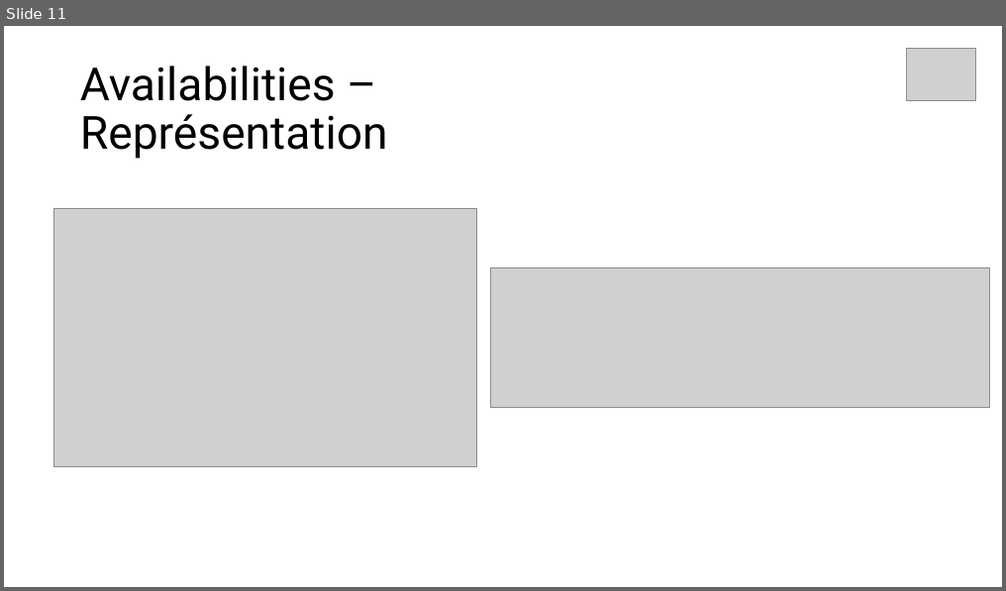
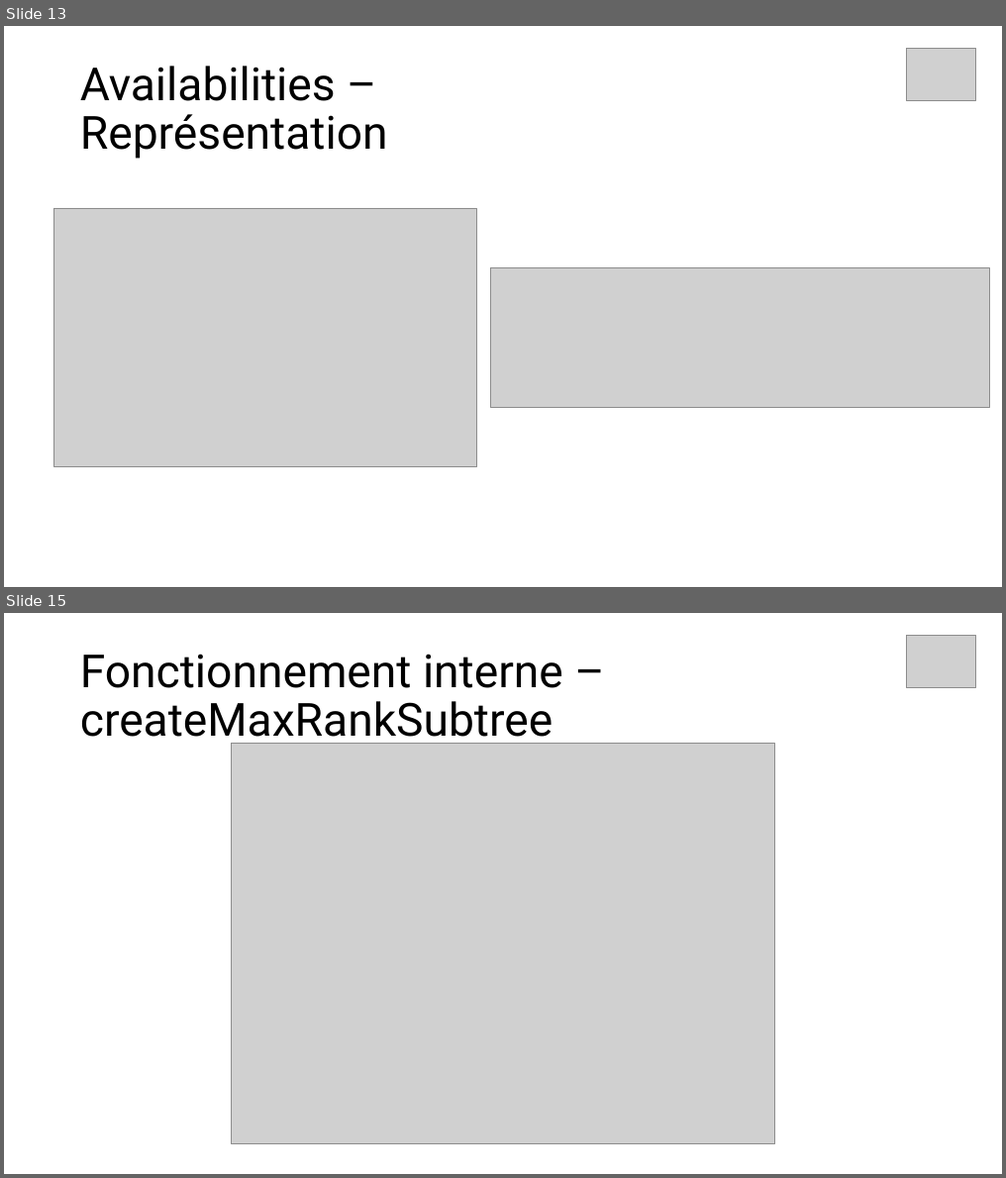
Before and after one commit to IEscher/incubator-baremaps-TB-ian, a slide deck: presentation/Presentation.pptx. Shown one above the other, each under a label of ours: slide 11 before the commit, slides 13 and 15 after it; the slides between them are not shown. The pictures are 1006x591 and 1006x1178 pixels, drawn with LibreOffice and Linux fonts; fonts in the diff are those of the drawing; grey boxes stand for pictures. Boxes give left, top, right and bottom in pixels: in the first picture for what was removed or moved away, otherwise in the second. Text is boxed around its words. In the diff, an @@ line names an element or a change of style, - is before the commit and + after.

```diff
--- a/presentation/Presentation.pptx
+++ b/presentation/Presentation.pptx
@@ slide 15 added at (4,613,1002,1174), background #FFFFFF @@
@@ picture added at (906,636,976,688) @@
@@ title added at (80,654,563,748), 44 pt, text #000000 @@
+Fonctionnement interne –
+createMaxRankSubtree
@@ picture added at (231,744,775,1145) @@
@@ what was slide 11 is now slide 13 @@
```
Also in this commit, not shown: 12 slides changed, 8 other slides added, 1 other file.
